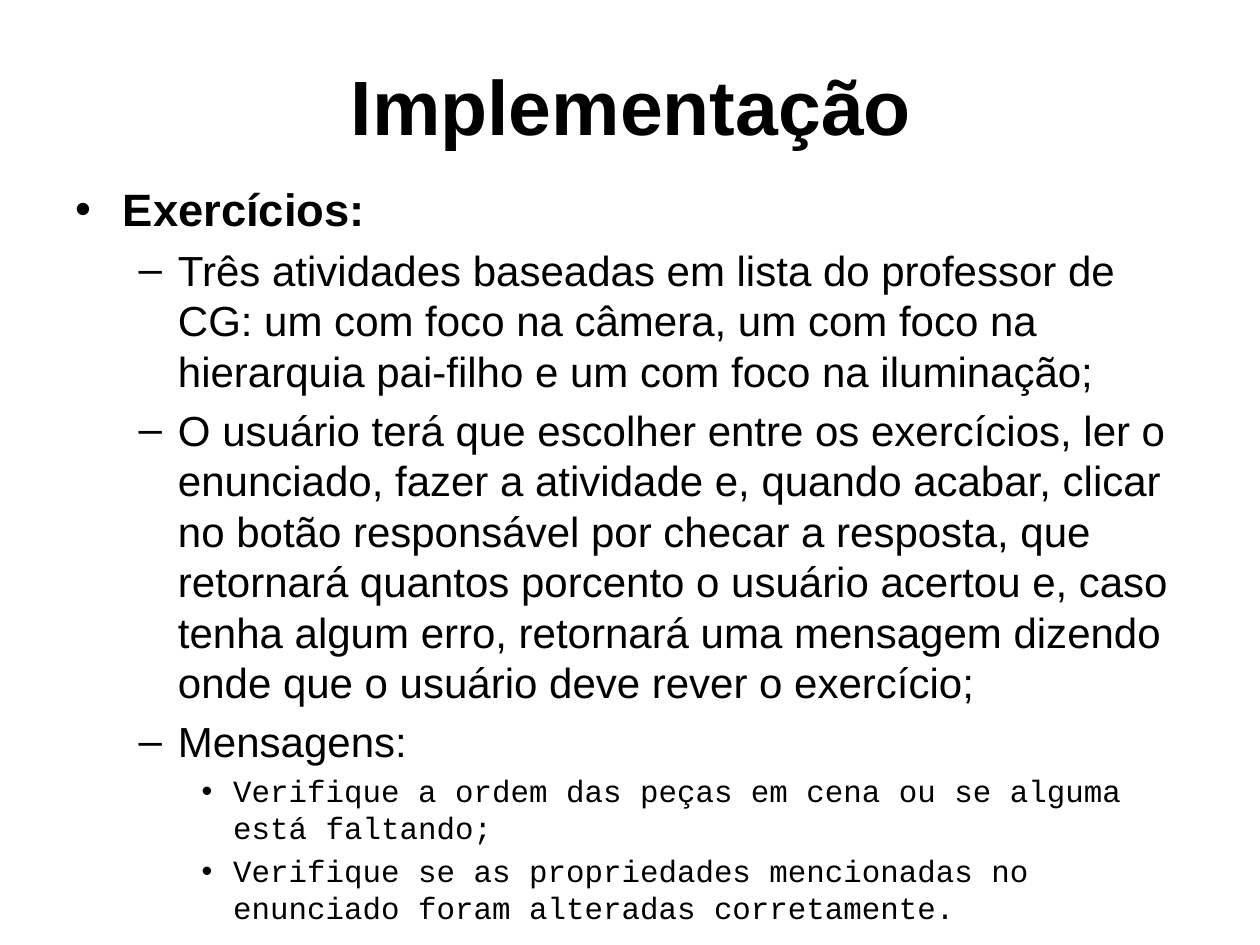
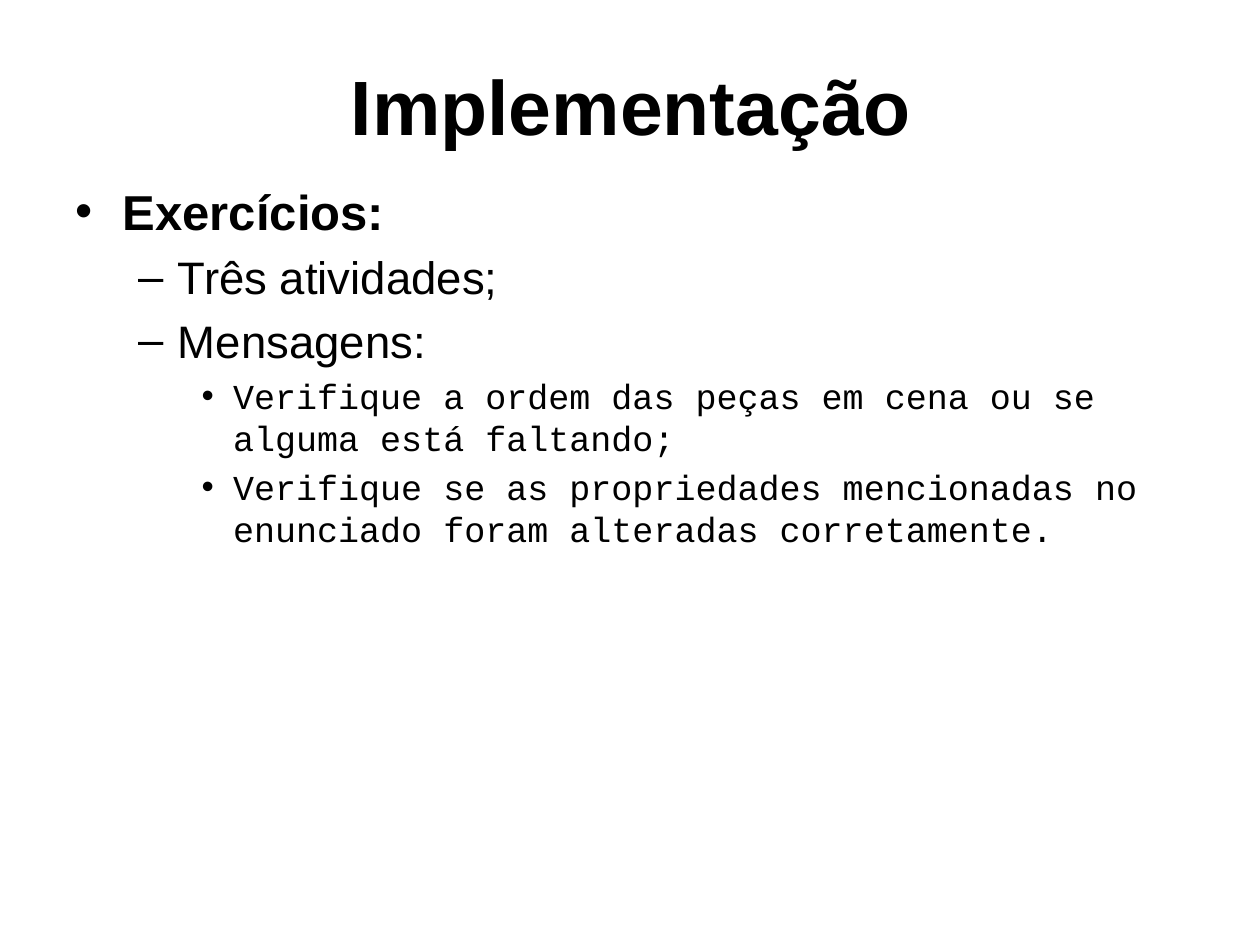
Before and after one commit to PanicAThePython/tcc_NataliaSensWeise, a slide deck: slide 25 of Slides_NataliaSensWeise.pptx (slide 26 before the commit). Drawn at 1260x945 pixels with LibreOffice and Linux fonts; fonts in the diff are those of the drawing; background and template pictures are left out. Boxes give left, top, right and bottom in pixels: in the first picture for what was removed or moved away, otherwise in the second. Text is boxed around its words. In the diff, an @@ line names an element or a change of style, - is before the commit and + after.

```diff
--- a/Slides_NataliaSensWeise.pptx
+++ b/Slides_NataliaSensWeise.pptx
@@ text at [123, 194, 1137, 543]: size 25.9 to 28 pt in "Exercícios:"; size 24.1 to 26 pt in "Mensagens:"; size 17.6 to 20 pt in "Verifique a ordem das peças em cena ...", "Verifique se as propriedades mencionadas no enunciado ..." @@
@@ text at [178, 261, 497, 300]: text changed; size 24.1 to 26 pt @@
-  – Três atividades baseadas em lista do professor de CG: um com foco na câmera, um com foco na hierarquia pai-filho e um com foco na iluminação;
-  – O usuário terá que escolher entre os exercícios, ler o enunciado, fazer a atividade e, quando acabar, clicar no botão responsável por checar a resposta, que retornará quantos porcento o usuário acertou e, caso tenha algum erro, retornará uma mensagem dizendo onde que o usuário deve rever o exercício;
+  – Três atividades;
```
Also in this commit, not shown: 30 other slides changed, 2 slides removed, 2 other files.
